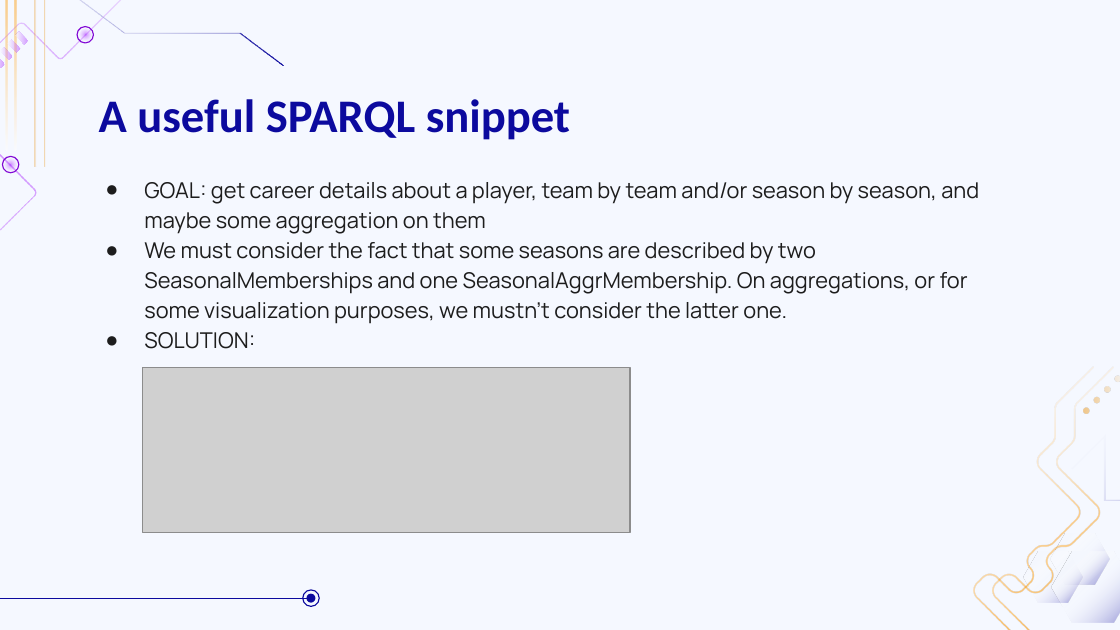
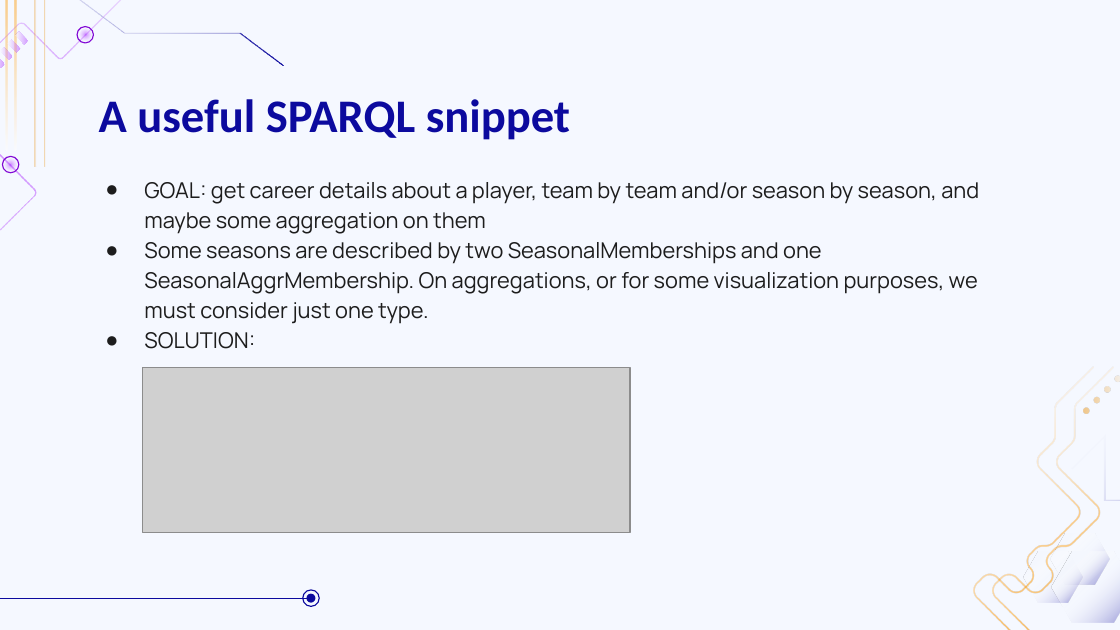
Before and after one commit to MarcoGasparini00/DataCrafters, a slide deck: slide 17 of presentation/DB2.pptx (slide 18 before the commit). Drawn at 1120x630 pixels with LibreOffice and Linux fonts; fonts in the diff are those of the drawing; grey boxes stand for pictures; background and template pictures are left out. Boxes give left, top, right and bottom in pixels: in the first picture for what was removed or moved away, otherwise in the second. Text is boxed around its words. In the diff, an @@ line names an element or a change of style, - is before the commit and + after.

```diff
--- a/presentation/DB2.pptx
+++ b/presentation/DB2.pptx
@@ subtitle at bbox=[144, 242, 978, 324]: text changed @@
-● We must consider the fact that some seasons are described by two SeasonalMemberships and one SeasonalAggrMembership. On aggregations, or for some visualization purposes, we mustn’t consider the latter one.
+● Some seasons are described by two SeasonalMemberships and one SeasonalAggrMembership. On aggregations, or for some visualization purposes, we must consider just one type.
```
Also in this commit, not shown: 12 other slides changed, 2 slides added, 3 slides removed.
